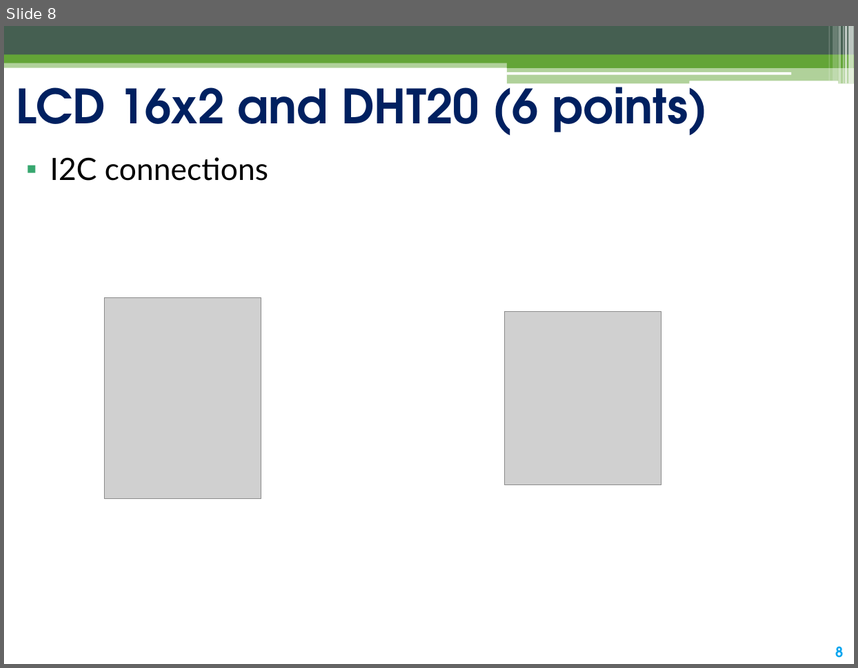
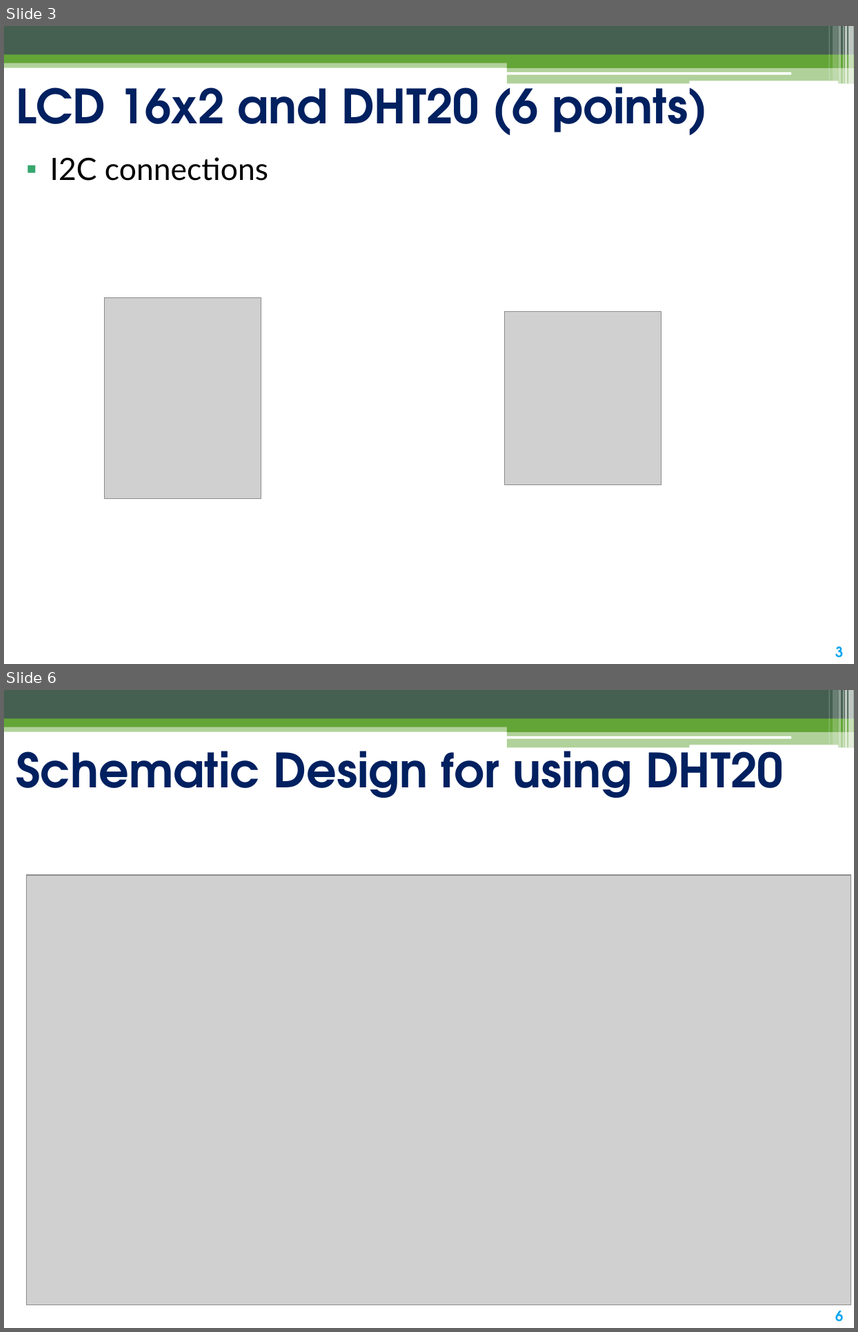
Before and after one commit to cmq2002/Expansion_shield_STMNucleo, a slide deck: LogicDesignProject.pptx. Shown one above the other, each under a label of ours: slide 8 before the commit, slides 3 and 6 after it; the slides between them are not shown. The pictures are 858x668 and 858x1332 pixels, drawn with LibreOffice and Linux fonts; fonts in the diff are those of the drawing; grey boxes stand for pictures. Boxes give left, top, right and bottom in pixels: in the first picture for what was removed or moved away, otherwise in the second. Text is boxed around its words. In the diff, an @@ line names an element or a change of style, - is before the commit and + after.

```diff
--- a/LogicDesignProject.pptx
+++ b/LogicDesignProject.pptx
@@ slide 6 added at <box>4,690,854,1328</box>, background #FFFFFF; not listed: 14 template elements that a slide beside it also shows @@
@@ title added at <box>16,739,784,798</box>, 40 pt, text #002060, bold @@
+Schematic Design for using DHT20
@@ picture added at <box>27,876,851,1305</box> @@
@@ what was slide 8 is now slide 3 @@
@@ page number at <box>835,646,843,657</box>: text changed @@
-8
+3
```
Also in this commit, not shown: 1 slide changed, 3 other slides added, 5 slides removed, 7 other files.
